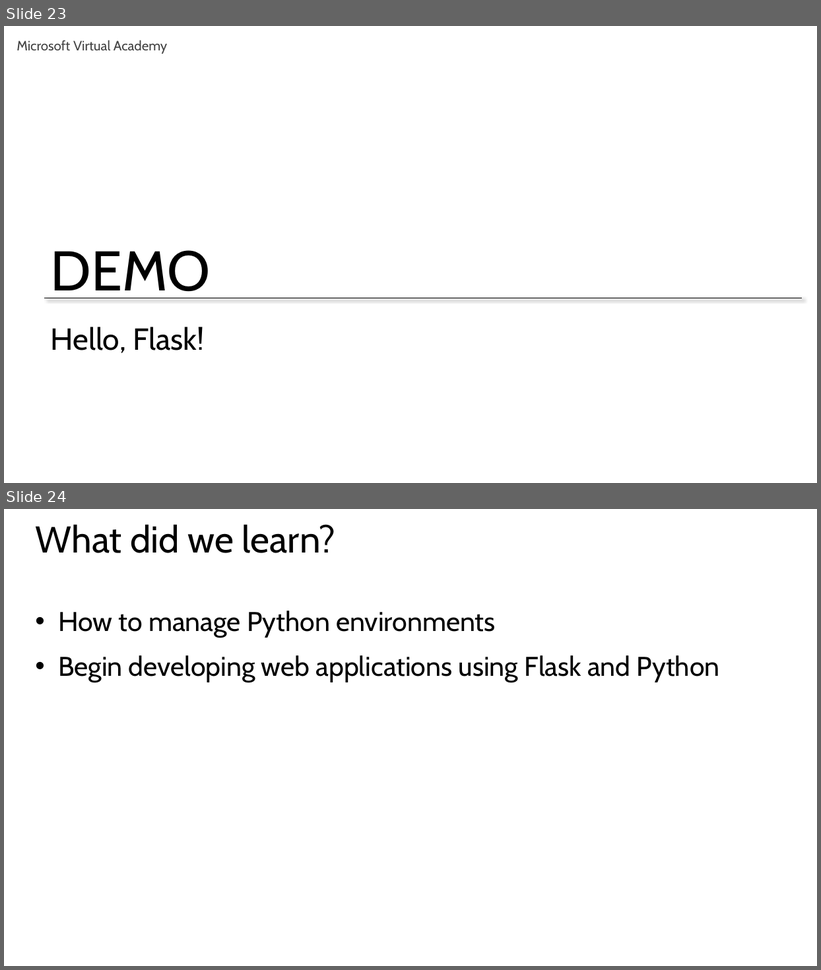
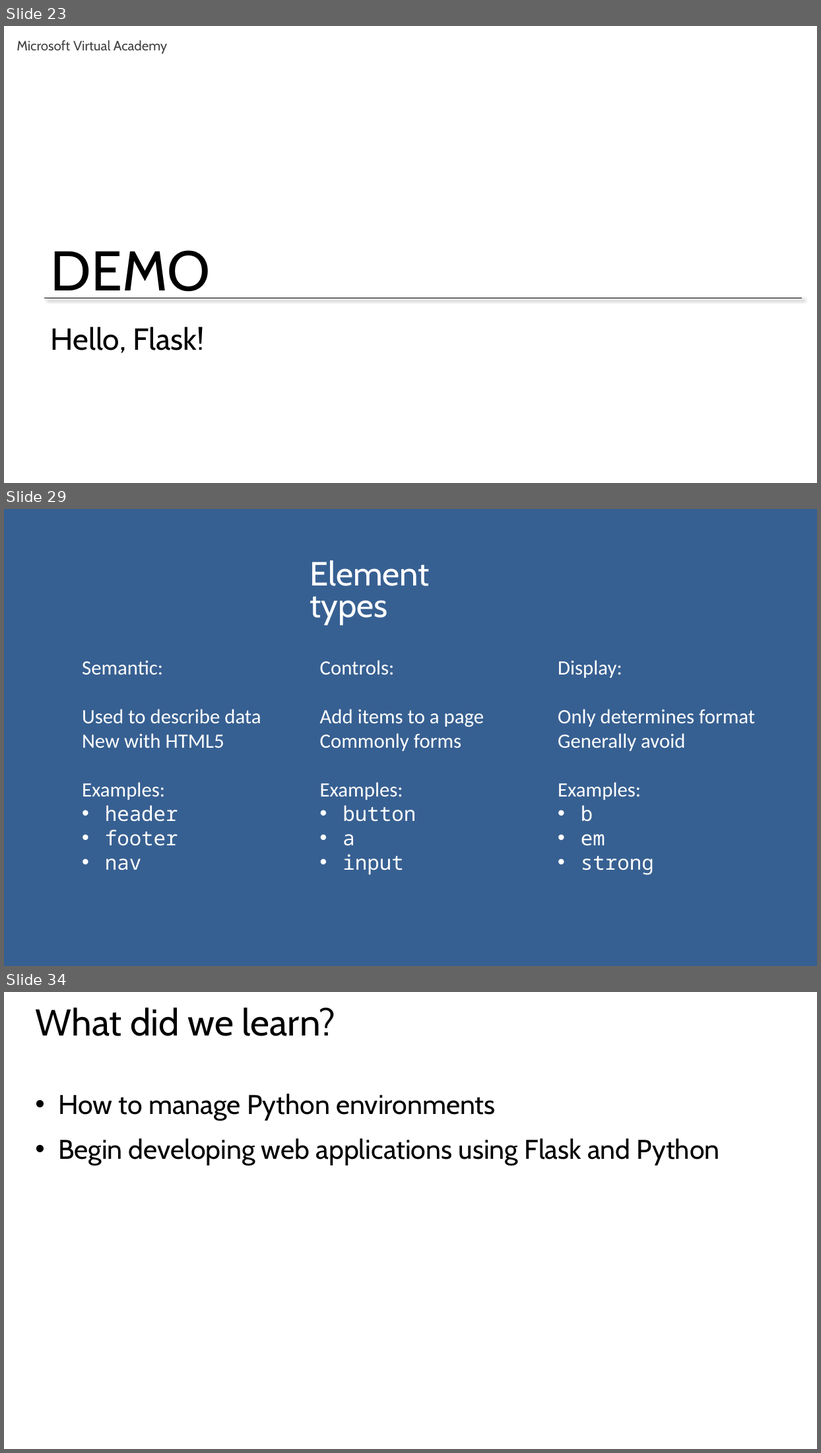
Before and after one commit to GeekTrainer/Flask, a slide deck: Slides/Module 1 - Introduction to Flask.pptx. Shown one above the other, each under a label of ours: slides 23 and 24 before the commit, slides 23, 29 and 34 after it; the slides between them are not shown. The pictures are 821x970 and 821x1453 pixels, drawn with LibreOffice and Linux fonts; fonts in the diff are those of the drawing. Boxes give left, top, right and bottom in pixels: in the first picture for what was removed or moved away, otherwise in the second. Text is boxed around its words. In the diff, an @@ line names an element or a change of style, - is before the commit and + after.

```diff
--- a/Slides/Module 1 - Introduction to Flask.pptx
+++ b/Slides/Module 1 - Introduction to Flask.pptx
@@ slide 29 added at box(4, 509, 817, 966), background #376092 @@
@@ title added at box(310, 560, 430, 625), 39.6 pt, text #FFFFFF @@
+Element types
@@ text added at box(82, 660, 261, 871), 24 pt, text #FFFFFF @@
+Semantic:
+Used to describe data
+New with HTML5
+Examples:
+• header
+• footer
+• nav
@@ text added at box(320, 660, 484, 875), 24 pt, text #FFFFFF @@
+Controls:
+Add items to a page
+Commonly forms
+Examples:
+• button
+• a
+• input
@@ text added at box(558, 660, 755, 875), 24 pt, text #FFFFFF @@
+Display:
+Only determines format
+Generally avoid
+Examples:
+• b
+• em
+• strong
@@ what was slide 24 is now slide 34 @@
```
Also in this commit, not shown: 1 slide changed, 9 other slides added, 1 other file.
